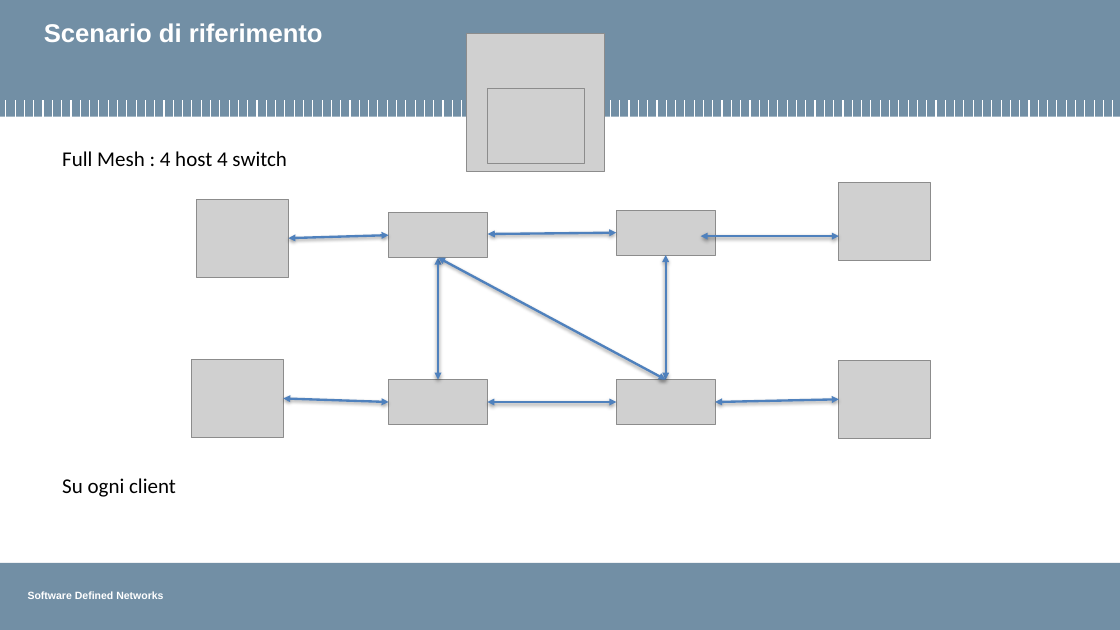
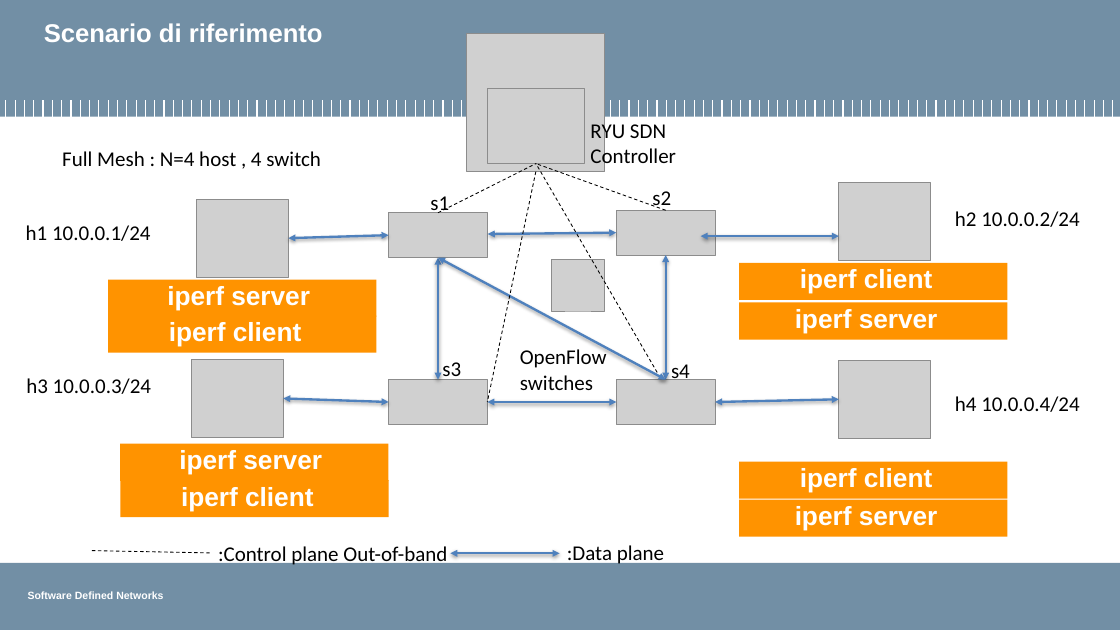
Before and after one commit to pierluigigrossi/progetto-SDN, a slide deck: slide 5 of intermedia8.pptx. Drawn at 1120x630 pixels with LibreOffice and Linux fonts; fonts in the diff are those of the drawing; grey boxes stand for pictures; background and template pictures are left out. Boxes give left, top, right and bottom in pixels: in the first picture for what was removed or moved away, otherwise in the second. Text is boxed around its words. In the diff, an @@ line names an element or a change of style, - is before the commit and + after.

Commit message:
pptx

```diff
--- a/intermedia8.pptx
+++ b/intermedia8.pptx
@@ text added at (590,121,676,170), 18 pt, text #000000 @@
+RYU SDN Controller
@@ text at (62,151,321,166): text changed @@
-Full Mesh : 4 host 4 switch
+Full Mesh : N=4 host , 4 switch
@@ line added from (438, 213) to (536, 164), #000000 0.75 pt dashed @@
@@ line added from (536, 171) to (487, 402), #000000 0.75 pt dashed @@
@@ line added from (665, 210) to (536, 164), #000000 0.75 pt dashed @@
@@ line added from (657, 372) to (536, 164), #000000 0.75 pt dashed @@
@@ text added at (430,196,449,216), 18 pt, text #000000 @@
+s1
@@ text added at (652,191,671,211), 18 pt, text #000000 @@
+s2
@@ text added at (26,225,150,241), 18 pt, text #000000 @@
+h1 10.0.0.1/24
@@ text added at (955,211,1079,227), 18 pt, text #000000 @@
+h2 10.0.0.2/24
@@ picture added at (551,260,605,311) @@
@@ freeform shape added at (739,263,1007,300), fill #FF9300, 22.4 pt, text #FFFFFF, bold @@
+iperf client
@@ freeform shape added at (108,280,376,317), fill #FF9300, 22.4 pt, text #FFFFFF, bold @@
+iperf server
@@ freeform shape added at (108,316,376,353), fill #FF9300, 22.4 pt, text #FFFFFF, bold @@
+iperf client
@@ freeform shape added at (739,302,1007,339), fill #FF9300, 22.4 pt, text #FFFFFF, bold @@
+iperf server
@@ text added at (520,347,607,390), 18 pt, text #000000 @@
+OpenFlow switches
@@ text added at (26,378,151,394), 18 pt, text #000000 @@
+h3 10.0.0.3/24
@@ text added at (442,362,461,382), 18 pt, text #000000 @@
+s3
@@ text added at (671,364,690,380), 18 pt, text #000000 @@
+s4
@@ text added at (955,396,1079,412), 18 pt, text #000000 @@
+h4 10.0.0.4/24
@@ freeform shape added at (120,444,388,481), fill #FF9300, 22.4 pt, text #FFFFFF, bold @@
+iperf server
@@ text removed at (62,478,176,497) @@
-Su ogni client
@@ freeform shape added at (739,461,1007,498), fill #FF9300, 22.4 pt, text #FFFFFF, bold @@
+iperf client
@@ freeform shape added at (120,481,388,518), fill #FF9300, 22.4 pt, text #FFFFFF, bold @@
+iperf client
@@ freeform shape added at (739,500,1007,537), fill #FF9300, 22.4 pt, text #FFFFFF, bold @@
+iperf server
@@ line added from (210, 553) to (91, 550), #000000 0.75 pt dashed @@
@@ text added at (218,546,447,568), 18 pt, text #000000 @@
+:Control plane Out-of-band
@@ double arrow added from (560, 554) to (450, 554), #4F81BD 2 pt @@
@@ text added at (567,545,664,566), 18 pt, text #000000 @@
+:Data plane
```
